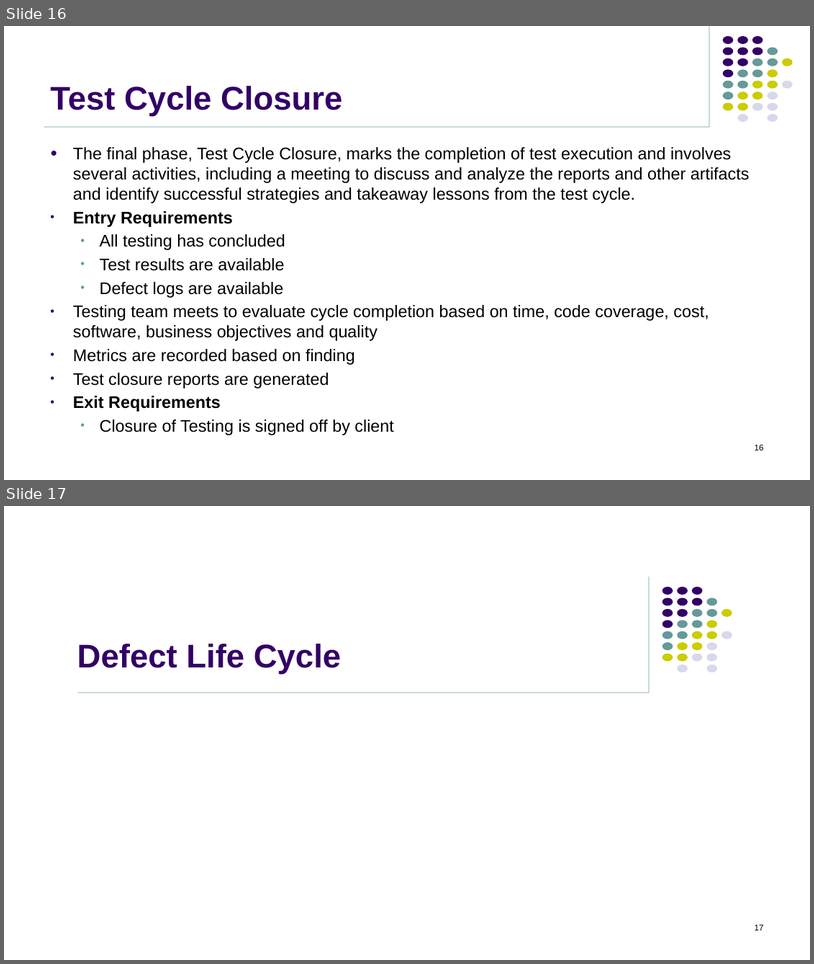
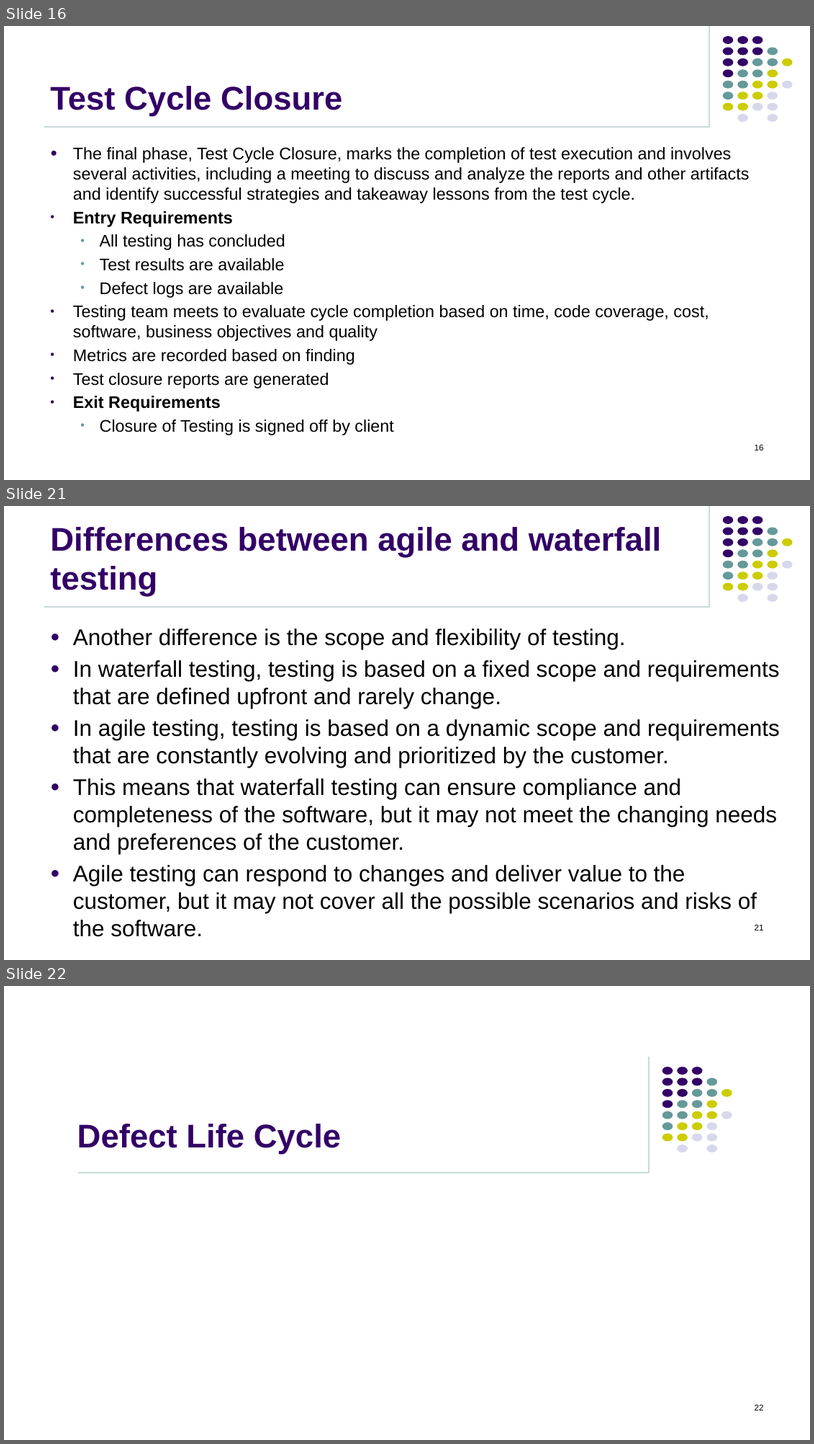
Before and after one commit to jasdhiratrevature/TrainingSlides, a slide deck: Automation Testing/01_Basic Testing Concepts.pptx. Shown one above the other, each under a label of ours: slides 16 and 17 before the commit, slides 16, 21 and 22 after it; the slides between them are not shown. The pictures are 814x964 and 814x1444 pixels, drawn with LibreOffice and Linux fonts; fonts in the diff are those of the drawing; background and template pictures are left out. Boxes give left, top, right and bottom in pixels: in the first picture for what was removed or moved away, otherwise in the second. Text is boxed around its words. In the diff, an @@ line names an element or a change of style, - is before the commit and + after.

```diff
--- a/Automation Testing/01_Basic Testing Concepts.pptx
+++ b/Automation Testing/01_Basic Testing Concepts.pptx
@@ slide 21 added at bbox=[4, 506, 810, 960], background #FFFFFF; not listed: 33 template elements that a slide beside it also shows @@
@@ title added at bbox=[50, 527, 661, 597], 39 pt, text #330066, bold @@
+Differences between agile and waterfall testing
@@ text added at bbox=[73, 628, 780, 913], 27 pt, text #000000 @@
+● Another difference is the scope and flexibility of testing.
+● In waterfall testing, testing is based on a fixed scope and requirements that are defined upfront and rarely change.
+● In agile testing, testing is based on a dynamic scope and requirements that are constantly evolving and prioritized by the customer.
+● This means that waterfall testing can ensure compliance and completeness of the software, but it may not meet the changing needs and preferences of the customer.
+● Agile testing can respond to changes and deliver value to the customer, but it may not cover all the possible scenarios and risks of the software.
@@ page number added at bbox=[755, 924, 764, 930], 10 pt, text #000000 @@
+21
@@ what was slide 17 is now slide 22 @@
@@ page number at bbox=[755, 1404, 764, 1410]: text changed @@
-17
+22
```
Also in this commit, not shown: 4 other slides added, 1 other file.
